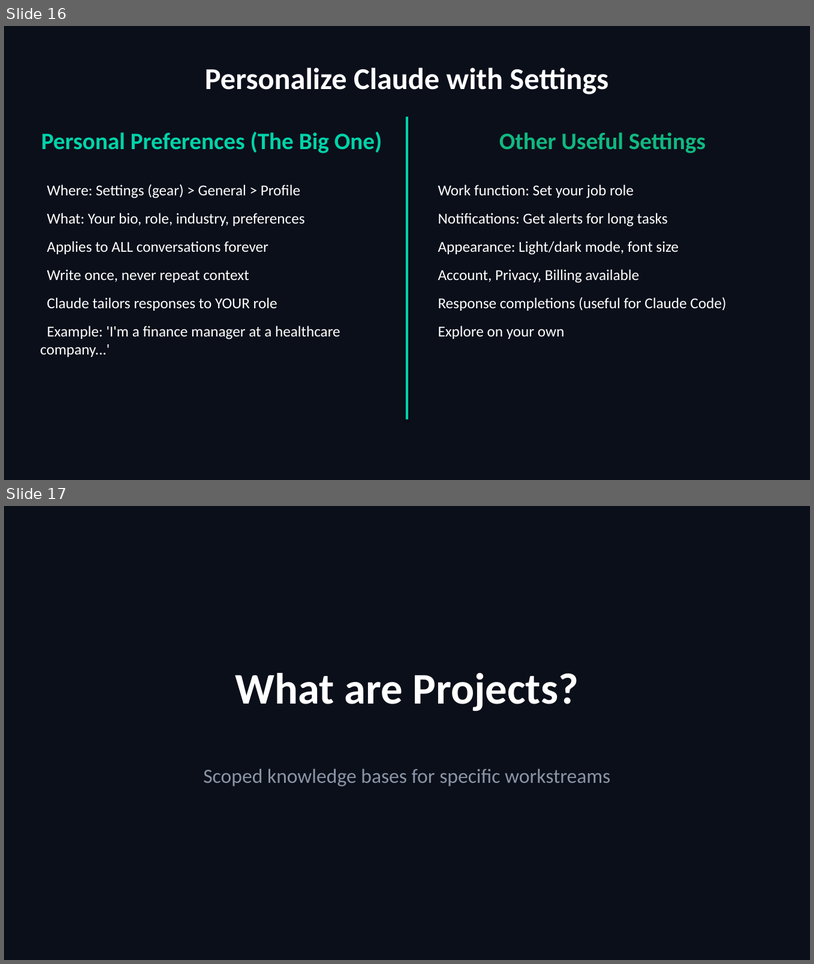
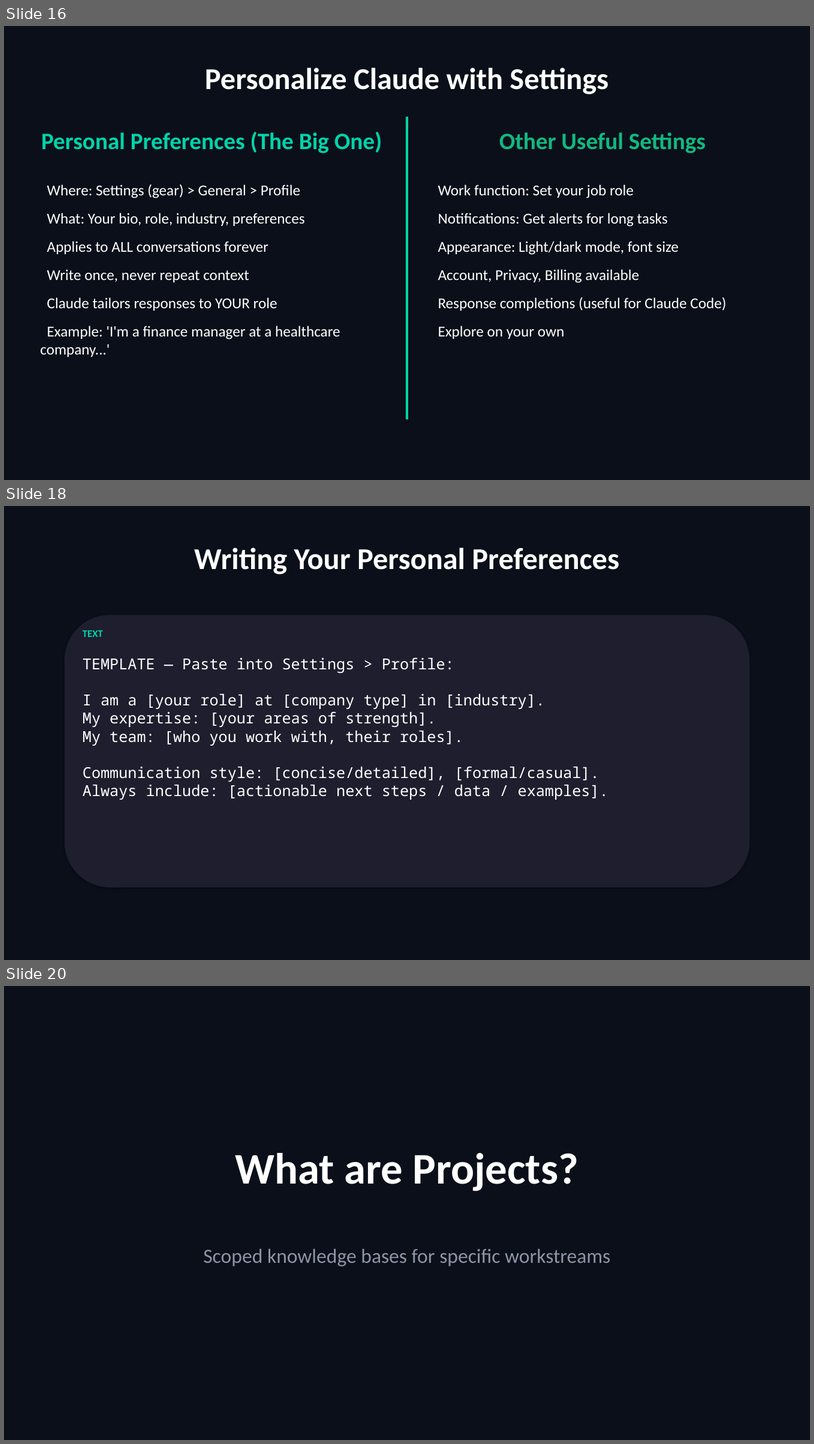
Before and after one commit to scottrhay/AIA-ClaudeCopilot, a slide deck: slides/Day1_Claude_for_Business.pptx. Shown one above the other, each under a label of ours: slides 16 and 17 before the commit, slides 16, 18 and 20 after it; the slides between them are not shown. The pictures are 814x964 and 814x1444 pixels, drawn with LibreOffice and Linux fonts; fonts in the diff are those of the drawing. Boxes give left, top, right and bottom in pixels: in the first picture for what was removed or moved away, otherwise in the second. Text is boxed around its words. In the diff, an @@ line names an element or a change of style, - is before the commit and + after.

```diff
--- a/slides/Day1_Claude_for_Business.pptx
+++ b/slides/Day1_Claude_for_Business.pptx
@@ slide 18 added at <box>4,506,810,960</box>, background #0B0F1A @@
@@ text added at <box>194,547,620,574</box>, 36 pt, text #FFFFFF, bold @@
+Writing Your Personal Preferences
@@ rounded rectangle added at <box>65,615,750,887</box>, fill #1E1E2E @@
@@ text added at <box>83,630,103,637</box>, 12 pt, text #00D4AA, bold @@
+TEXT
@@ text added at <box>83,657,609,799</box>, 18 pt, text #FFFFFF @@
+TEMPLATE — Paste into Settings > Profile:
+I am a [your role] at [company type] in [industry].
+My expertise: [your areas of strength].
+My team: [who you work with, their roles].
+Communication style: [concise/detailed], [formal/casual].
+Always include: [actionable next steps / data / examples].
@@ what was slide 17 is now slide 20 @@
```
Also in this commit, not shown: 2 other slides added, 13 other files.
